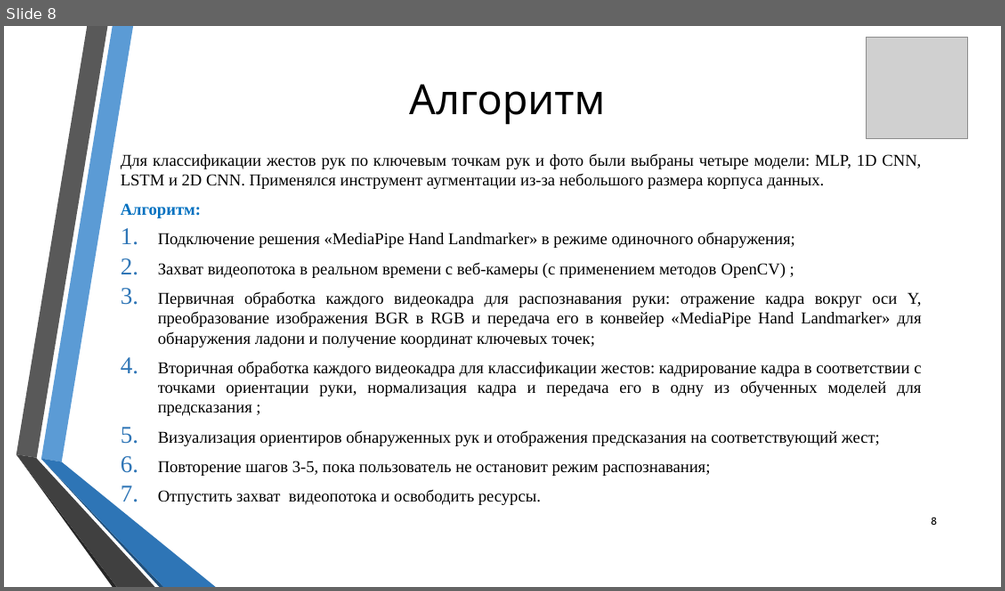
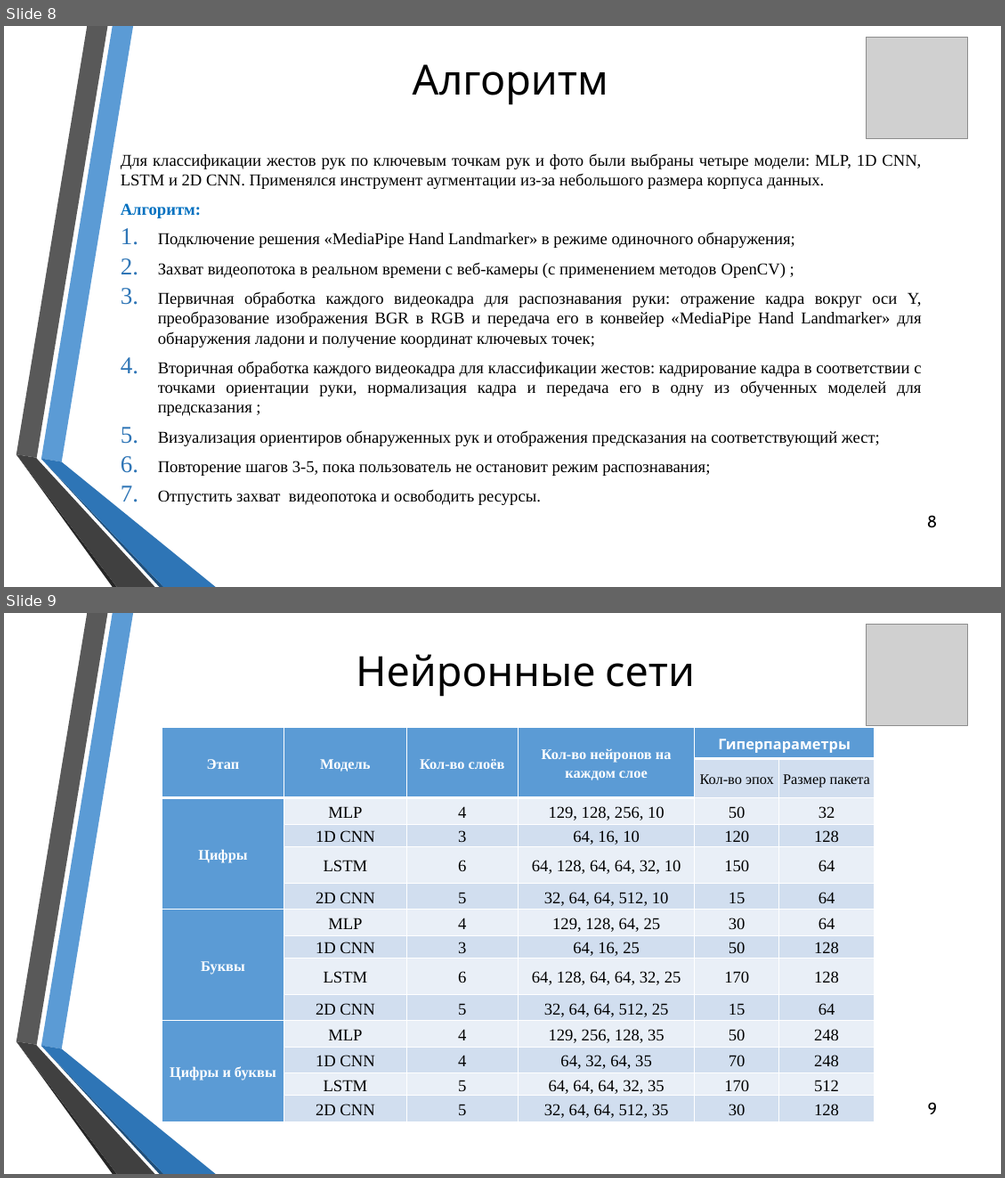
Before and after one commit to Elikul/vkr2, a slide deck: Презентация ВКР (Куликова ИТ-2МО).pptx. Shown one above the other, each under a label of ours: slide 8 before the commit, slides 8 and 9 after it. The pictures are 1005x591 and 1005x1178 pixels, drawn with LibreOffice and Linux fonts; fonts in the diff are those of the drawing; grey boxes stand for pictures; background and template pictures are left out. Boxes give left, top, right and bottom in pixels: in the first picture for what was removed or moved away, otherwise in the second. Text is boxed around its words. In the diff, an @@ line names an element or a change of style, - is before the commit and + after.

```diff
--- a/Презентация ВКР (Куликова ИТ-2МО).pptx
+++ b/Презентация ВКР (Куликова ИТ-2МО).pptx
@@ slide 9 added at [4,613,1001,1174], background picture (left out); not listed: 6 template elements that a slide beside it also shows @@
@@ picture added at [866,625,968,726] @@
@@ title added at [356,654,695,697], 40 pt, text #000000 @@
+Нейронные сети
@@ table added at [162,728,874,1124], 14 rows, 6 columns @@
+Этап | Модель | Кол-во слоёв | Кол-во нейронов на каждом слое | Гиперпараметры | 
+ |  |  |  | Кол-во эпох | Размер пакета
+Цифры | MLP | 4 | 129, 128, 256, 10 | 50 | 32
+ | 1D CNN | 3 | 64, 16, 10 | 120 | 128
+ | LSTM | 6 | 64, 128, 64, 64, 32, 10 | 150 | 64
+ | 2D CNN | 5 | 32, 64, 64, 512, 10 | 15 | 64
+Буквы | MLP | 4 | 129, 128, 64, 25 | 30 | 64
+ | 1D CNN | 3 | 64, 16, 25 | 50 | 128
+ | LSTM | 6 | 64, 128, 64, 64, 32, 25 | 170 | 128
+ | 2D CNN | 5 | 32, 64, 64, 512, 25 | 15 | 64
+Цифры и буквы | MLP | 4 | 129, 256, 128, 35 | 50 | 248
+ | 1D CNN | 4 | 64, 32, 64, 35 | 70 | 248
+ | LSTM | 5 | 64, 64, 64, 32, 35 | 170 | 512
+ | 2D CNN | 5 | 32, 64, 64, 512, 35 | 30 | 128
@@ page number added at [928,1102,938,1114], 16 pt, text #000000 @@
+9
@@ slide 8 changed as well @@
@@ title "Алгоритм": place and size @@
-title "Алгоритм" at [409,84,605,125]
+title "Алгоритм" at [413,64,608,105]
@@ page number at [927,515,937,528]: size 10 to 16 pt @@
```
Also in this commit, not shown: 10 other slides changed, 1 other slide added, 5 other files.
